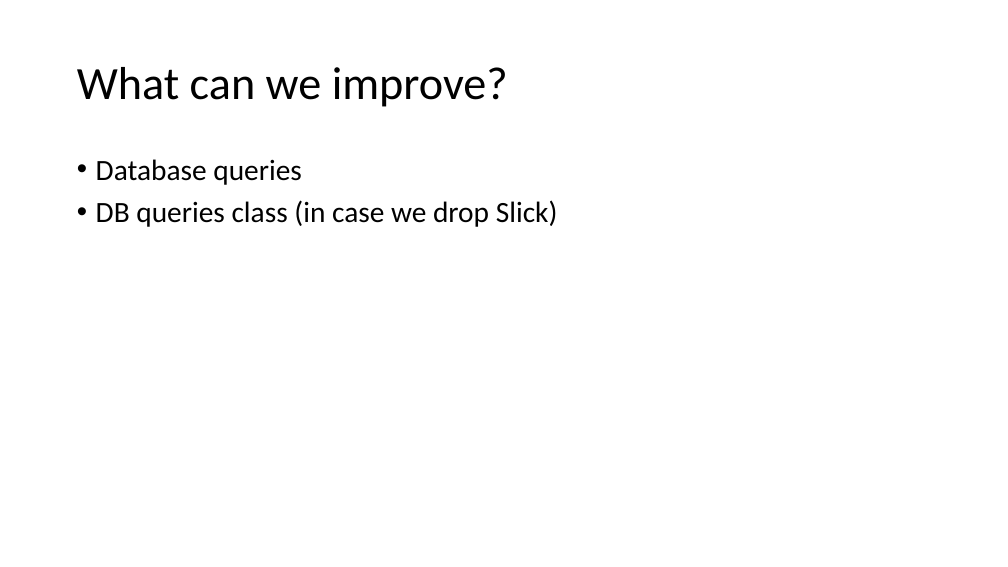
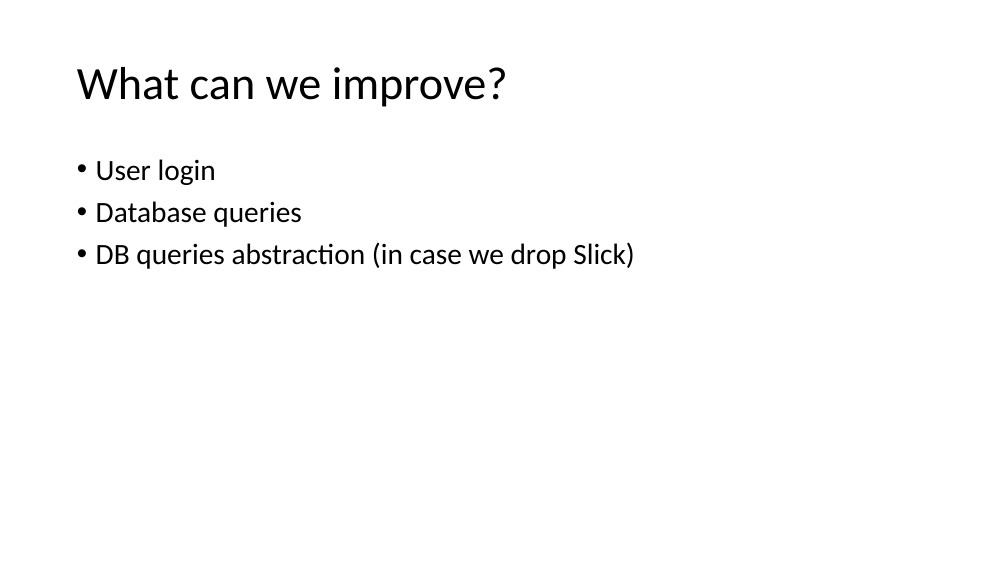
Before and after one commit to joke1196/HolyJobs, a slide deck: slide 9 of HolyJobs.pptx (slide 10 before the commit). Drawn at 1008x567 pixels with LibreOffice and Linux fonts; fonts in the diff are those of the drawing. Boxes give left, top, right and bottom in pixels: in the first picture for what was removed or moved away, otherwise in the second. Text is boxed around its words. In the diff, an @@ line names an element or a change of style, - is before the commit and + after.

```diff
--- a/HolyJobs.pptx
+++ b/HolyJobs.pptx
@@ text at (x1=96, y1=159, x2=216, y2=185): paragraph added @@
+• User login
@@ text at (x1=96, y1=242, x2=635, y2=269): text changed @@
-• DB queries class (in case we drop Slick)
+• DB queries abstraction (in case we drop Slick)
```
Also in this commit, not shown: 5 other slides changed, 1 slide added, 2 slides removed.
